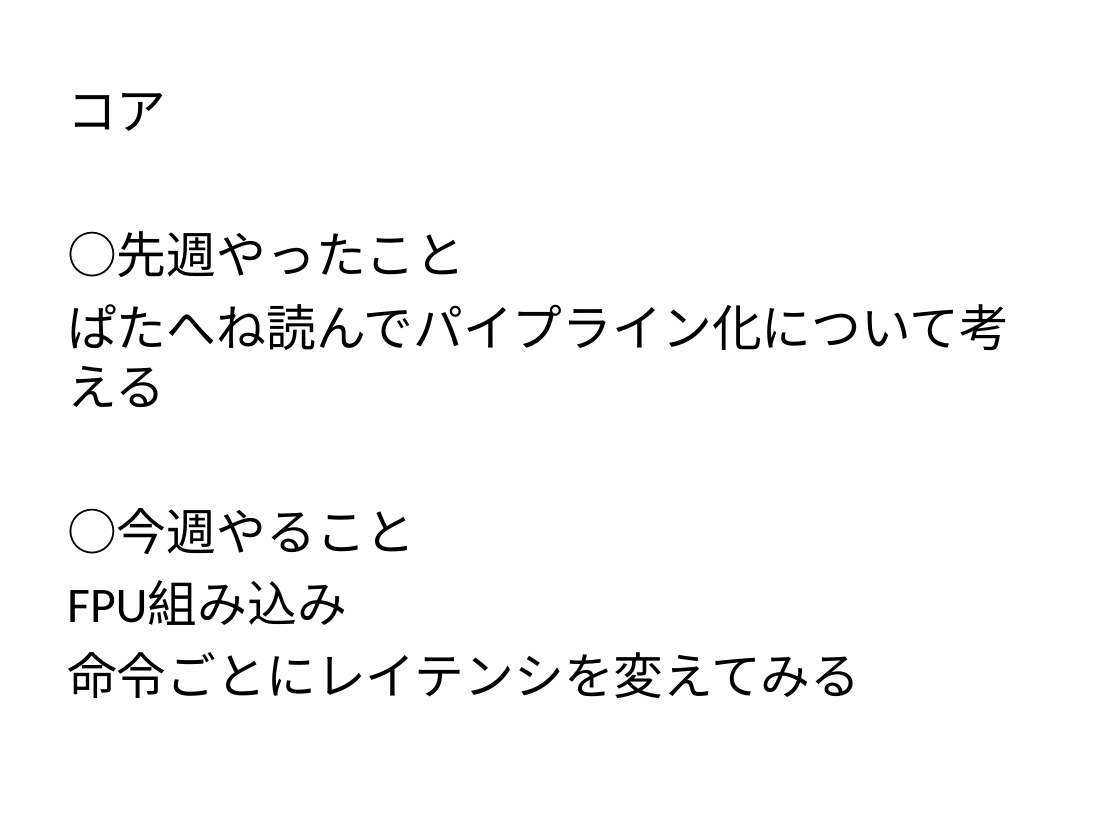
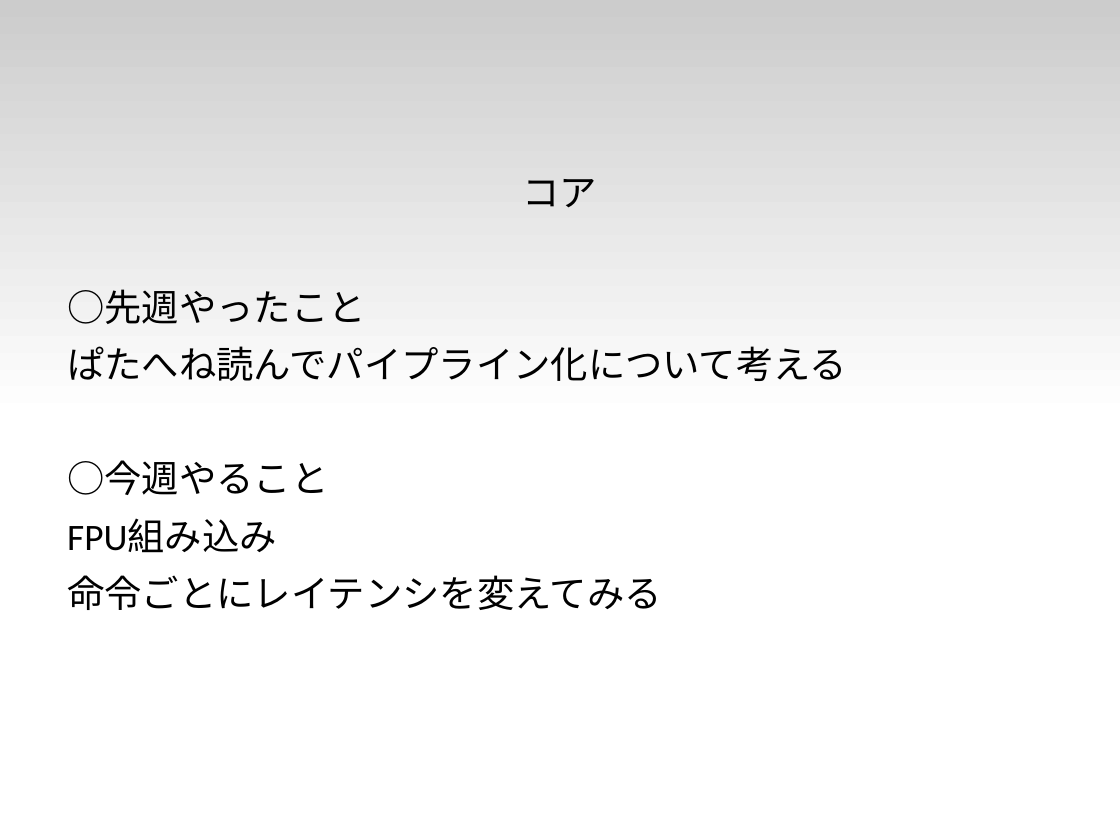
Before and after one commit to cpumul4/cpuex, a slide deck: slide 6 of prsn/1113/1113.odp (slide 4 before the commit). Drawn at 1120x840 pixels with LibreOffice and Linux fonts; fonts in the diff are those of the drawing. Boxes give left, top, right and bottom in pixels: in the first picture for what was removed or moved away, otherwise in the second. Text is boxed around its words. In the diff, an @@ line names an element or a change of style, - is before the commit and + after.

```diff
--- a/prsn/1113/1113.odp
+++ b/prsn/1113/1113.odp
@@ rectangle added at [0, 0, 1120, 420], fill gradient #CCCCCC to #FFFFFF @@
@@ subtitle "コア" at [67, 179, 847, 610]: size 32 to 24 pt; alignment left to centre @@
```
Also in this commit, not shown: 3 other slides changed, 4 slides added.
